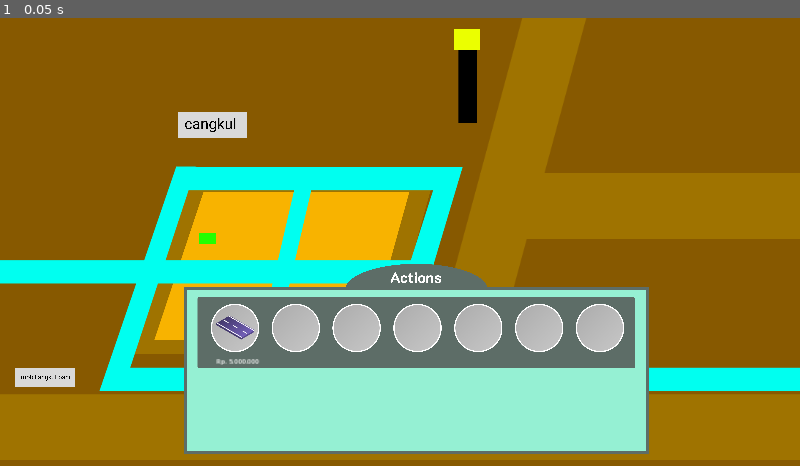
Above: before the commit, frame 1.
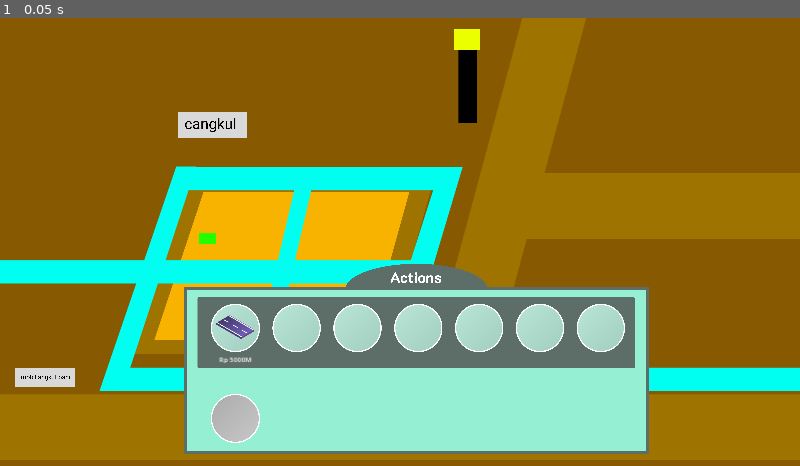
Above: after the commit, the same moment.

Repository: Endour-Company/Project_5
Game: Godot game, scene res://Game/game.tscn
Same seed, same stepped clock (60 frames per second), same inputs: the game is played once before the commit and once after it.
Inputs:
- Up to frame 1 (0.05 s): no input

The runs differ from the first frame. In frame 1, 3.5% of the frame differs, in the area x 26-79%, y 63-95%.

Commit message:
loop item

Diff:
--- /dev/null
+++ b/Data/Items_ricefields.json
@@ -0,0 +1,50 @@
+[
+	{
+		"name": "tractor",
+		"description": "Donec ut enim vestibulum, convallis lectus tincidunt, vehicula mi. Nunc facilisis accumsan mi sit amet semper. Etiam cursus felis eget rhoncus ultrices. Maecenas aliquam, nisi eget suscipit imperdiet, libero lectus hendrerit mi, a pulvinar elit magna ac velit. Donec interdum nisi vel dui euismod luctus non vel nibh. Maecenas et mattis leo, eget congue libero. Nunc sagittis porta nulla, convallis tempor eros luctus vel. Aliquam pellentesque lacus quis luctus vehicula.",
+		"levels": [
+			{
+				"level": 1,
+				"name": "Cangkul",
+				"upgrade_price": 3000,
+				"img": "Ricefield/Assets/prototype/cangkul.png"
+			},
+			{
+				"level": 2,
+				"name": "Traktor Tangan",
+				"upgrade_price": 4000,
+				"img": "res://Game/Ricefield/Assets/prototype/traktor_tangan.png"
+			},
+			{
+				"level": 3,
+				"name": "Traktor Mobil",
+				"upgrade_price": 0,
+				"img": "res://Game/Ricefield/Assets/prototype/traktor_mobil.png"
+			}
+		]
+	},
+	{
+		"name": "Jalan",
+		"description": "Street ut enim vestibulum, convallis lectus tincidunt, vehicula mi. Nunc facilisis accumsan mi sit amet semper. Etiam cursus felis eget rhoncus ultrices. Maecenas aliquam, nisi eget suscipit imperdiet, libero lectus hendrerit mi, a pulvinar elit magna ac velit. Donec interdum nisi vel dui euismod luctus non vel nibh. Maecenas et mattis leo, eget congue libero. Nunc sagittis porta nulla, convallis tempor eros luctus vel. Aliquam pellentesque lacus quis luctus vehicula.",
+		"levels": [
+			{
+				"level": 1,
+				"name": "Jalan Rusak",
+				"upgrade_price": 5000,
+				"img": "res://Game/Ricefield/Assets/prototype/jalan_lv1.png"
+			},
+			{
+				"level": 2,
+				"name": "Jalan Paving",
+				"upgrade_price": 11000,
+				"img": "res://Game/Ricefield/Assets/prototype/jalan_lv2.png"
+			},
+			{
+				"level": 3,
+				"name": "Jalan Aspal",
+				"upgrade_price": 0,
+				"img": "res://Game/Ricefield/Assets/prototype/jalan_lv3.png"
+			}
+		]
+	}
+]
--- /dev/null
+++ b/Global/Game_UI/Action_bar/Item/Item.gd
@@ -0,0 +1,19 @@
+extends Node2D
+
+
+# Called when the node enters the scene tree for the first time.
+
+@onready var itemImage = $VBoxContainer/Item_image
+@onready var itemPrice = $VBoxContainer/Price
+var it = load("res://Game/Ricefield/Assets/prototype/Jalan_lv1.png")
+func _ready():
+	pass # Replace with function body.
+
+
+# Called every frame. 'delta' is the elapsed time since the previous frame.
+func _process(delta):
+	pass
+
+func init_item(itemPath : Texture2D, price : int):
+	itemImage.set_texture(itemPath)
+	itemPrice.set_text(price)
--- a/Global/Game_UI/Action_bar/Item/Item.tscn
+++ b/Global/Game_UI/Action_bar/Item/Item.tscn
@@ -1,19 +1,37 @@
-[gd_scene load_steps=2 format=3 uid="uid://cqtcbojv8uhff"]
+[gd_scene load_steps=4 format=3 uid="uid://cqtcbojv8uhff"]
 
+[ext_resource type="Script" path="res://Global/Game_UI/Action_bar/Item/Item.gd" id="1_cabcm"]
 [ext_resource type="Texture2D" uid="uid://dk6io2p68o7bm" path="res://Global/Game_UI/Action_bar/Assets/Item_road.png" id="1_mi6qg"]
 
+[sub_resource type="Theme" id="Theme_yhan7"]
+VBoxContainer/constants/separation = 4
+
 [node name="Item" type="Node2D"]
+script = ExtResource("1_cabcm")
 
-[node name="Item_image" type="TextureRect" parent="."]
+[node name="VBoxContainer" type="VBoxContainer" parent="."]
+anchors_preset = 15
+anchor_right = 1.0
+anchor_bottom = 1.0
+offset_left = -45.5
+offset_top = -50.0
+offset_right = 45.5
+offset_bottom = 89.0
+grow_horizontal = 2
+grow_vertical = 2
+theme = SubResource("Theme_yhan7")
+theme_override_constants/separation = 20
+alignment = 1
+
+[node name="Item_image" type="TextureRect" parent="VBoxContainer"]
 clip_contents = true
 custom_minimum_size = Vector2(91.65, 91.65)
-offset_right = 92.0
-offset_bottom = 92.0
+layout_mode = 2
 texture = ExtResource("1_mi6qg")
 expand_mode = 1
+stretch_mode = 5
 
-[node name="Label" type="Label" parent="."]
-offset_top = 114.0
-offset_right = 102.0
-offset_bottom = 137.0
-text = "Rp. 5.000.000"
+[node name="Price" type="Label" parent="VBoxContainer"]
+layout_mode = 2
+text = "Rp 5000M"
+horizontal_alignment = 1
--- /dev/null
+++ b/Global/Game_UI/Action_bar/Item_container.gd
@@ -0,0 +1,17 @@
+extends GridContainer
+
+
+@onready var itemPanelFill = preload("res://Global/Game_UI/Action_bar/Item_panel/item_panel_fill.tscn")
+@onready var itemPanelEmpty = preload("res://Global/Game_UI/Action_bar/Item_panel/item_panel_empty.tscn")
+
+
+func _ready():
+	pass
+
+# Called every frame. 'delta' is the elapsed time since the previous frame.
+func _process(delta):
+	pass
+
+func init_items(items):
+	for item in items:
+		pass
--- /dev/null
+++ b/Global/Game_UI/Action_bar/Item_panel/Item_panel_fill.gd
@@ -0,0 +1,17 @@
+extends Panel
+
+
+# Called when the node enters the scene tree for the first time.
+
+@onready var item = preload("res://Global/Game_UI/Action_bar/Item/Item.tscn")
+func _ready():
+	pass # Replace with function body.
+
+
+# Called every frame. 'delta' is the elapsed time since the previous frame.
+func _process(delta):
+	pass
+
+
+func init_item_panel(itemPath : Texture2D, price : int):
+	item.init_item(itemPath, price)
--- /dev/null
+++ b/Global/Game_UI/Action_bar/Item_panel/item_panel_empty.tscn
@@ -0,0 +1,13 @@
+[gd_scene load_steps=4 format=3 uid="uid://bb5fdor2mrcci"]
+
+[ext_resource type="Texture2D" uid="uid://crchiivtetpiw" path="res://Global/Game_UI/Action_bar/Assets/Container_item_empty.png" id="1_e0p7l"]
+
+[sub_resource type="StyleBoxTexture" id="StyleBoxTexture_cj8p3"]
+texture = ExtResource("1_e0p7l")
+
+[sub_resource type="Theme" id="Theme_nc722"]
+Panel/styles/panel = SubResource("StyleBoxTexture_cj8p3")
+
+[node name="Item_panel_empty" type="Panel"]
+custom_minimum_size = Vector2(118, 118)
+theme = SubResource("Theme_nc722")
--- /dev/null
+++ b/Global/Game_UI/Action_bar/Item_panel/item_panel_fill.tscn
@@ -0,0 +1,28 @@
+[gd_scene load_steps=7 format=3 uid="uid://cd487uqanw2o"]
+
+[ext_resource type="Texture2D" uid="uid://bn5xqq031easv" path="res://Global/Game_UI/Action_bar/Assets/Container_item_fill.png" id="1_daayw"]
+[ext_resource type="Script" path="res://Global/Game_UI/Action_bar/Item_panel/Item_panel_fill.gd" id="2_wuxu2"]
+[ext_resource type="PackedScene" uid="uid://cqtcbojv8uhff" path="res://Global/Game_UI/Action_bar/Item/Item.tscn" id="3_y0k6w"]
+
+[sub_resource type="StyleBoxTexture" id="StyleBoxTexture_eueno"]
+texture = ExtResource("1_daayw")
+
+[sub_resource type="StyleBoxFlat" id="StyleBoxFlat_tdys8"]
+bg_color = Color(0.383159, 0.597374, 0.946866, 1)
+border_width_left = 10
+border_width_top = 10
+border_width_right = 10
+border_width_bottom = 10
+border_color = Color(1, 0.669174, 0.962241, 1)
+
+[sub_resource type="Theme" id="Theme_awpmf"]
+Panel/styles/panel = SubResource("StyleBoxTexture_eueno")
+PanelContainer/styles/panel = SubResource("StyleBoxFlat_tdys8")
+
+[node name="Item_panel_fill" type="Panel"]
+custom_minimum_size = Vector2(116, 116)
+theme = SubResource("Theme_awpmf")
+script = ExtResource("2_wuxu2")
+
+[node name="Item" parent="." instance=ExtResource("3_y0k6w")]
+position = Vector2(58, 58)
--- /dev/null
+++ b/Global/Game_UI/Action_bar/action_bar.gd
@@ -0,0 +1,27 @@
+extends Control
+
+
+# Called when the node enters the scene tree for the first time.
+
+@onready var PLACE = null
+
+@onready var itemContainer = $Item_container
+var itemsPath = "res://Data/Items_ricefields.json"
+
+
+func load_json_file(filePath : String):
+	if FileAccess.file_exists(itemsPath):
+		var dataFile = FileAccess.open(itemsPath, FileAccess.READ)
+		var parsedResult = JSON.parse_string(dataFile.get_as_text())
+		return parsedResult
+	else:
+		return null
+
+func _ready():
+	var items = load_json_file(itemsPath)
+	itemContainer.init_items(items)
+
+
+# Called every frame. 'delta' is the elapsed time since the previous frame.
+func _process(delta):
+	pass
--- a/Global/Game_UI/Action_bar/action_bar.tscn
+++ b/Global/Game_UI/Action_bar/action_bar.tscn
@@ -1,15 +1,18 @@
-[gd_scene load_steps=8 format=3 uid="uid://6wgjm6tla017"]
+[gd_scene load_steps=11 format=3 uid="uid://6wgjm6tla017"]
 
 [ext_resource type="Texture2D" uid="uid://dpn7mh6fvy5oq" path="res://Global/Game_UI/Action_bar/Assets/Actions.png" id="1_2lrml"]
-[ext_resource type="Texture2D" uid="uid://crchiivtetpiw" path="res://Global/Game_UI/Action_bar/Assets/Container_item_empty.png" id="2_ev35g"]
-[ext_resource type="PackedScene" uid="uid://cqtcbojv8uhff" path="res://Global/Game_UI/Action_bar/Item/Item.tscn" id="3_5facd"]
+[ext_resource type="Script" path="res://Global/Game_UI/Action_bar/action_bar.gd" id="1_14npq"]
+[ext_resource type="Script" path="res://Global/Game_UI/Action_bar/Item_container.gd" id="3_rm0i6"]
+[ext_resource type="PackedScene" uid="uid://cd487uqanw2o" path="res://Global/Game_UI/Action_bar/Item_panel/item_panel_fill.tscn" id="4_0ajnt"]
+[ext_resource type="Texture2D" uid="uid://bn5xqq031easv" path="res://Global/Game_UI/Action_bar/Assets/Container_item_fill.png" id="4_2co5d"]
+[ext_resource type="PackedScene" uid="uid://bb5fdor2mrcci" path="res://Global/Game_UI/Action_bar/Item_panel/item_panel_empty.tscn" id="6_4tiqi"]
 
 [sub_resource type="Theme" id="Theme_l7g4g"]
 GridContainer/constants/h_separation = 30
 GridContainer/constants/v_separation = 100
 
 [sub_resource type="StyleBoxTexture" id="StyleBoxTexture_eueno"]
-texture = ExtResource("2_ev35g")
+texture = ExtResource("4_2co5d")
 
 [sub_resource type="StyleBoxFlat" id="StyleBoxFlat_tdys8"]
 bg_color = Color(0.383159, 0.597374, 0.946866, 1)
@@ -26,6 +29,7 @@
 [node name="Action_bar" type="Control"]
 layout_mode = 3
 anchors_preset = 0
+script = ExtResource("1_14npq")
 
 [node name="Action_bar_container" type="TextureRect" parent="."]
 layout_mode = 0
@@ -42,14 +46,10 @@
 offset_bottom = 212.0
 theme = SubResource("Theme_l7g4g")
 columns = 7
+script = ExtResource("3_rm0i6")
 
-[node name="Panel" type="Panel" parent="Item_container"]
-custom_minimum_size = Vector2(116, 116)
+[node name="Item_panel_fill" parent="Item_container" instance=ExtResource("4_0ajnt")]
 layout_mode = 2
-theme = SubResource("Theme_awpmf")
-
-[node name="Item" parent="Item_container/Panel" instance=ExtResource("3_5facd")]
-position = Vector2(13, 11)
 
 [node name="Panel2" type="Panel" parent="Item_container"]
 custom_minimum_size = Vector2(116, 116)
@@ -80,3 +80,6 @@
 custom_minimum_size = Vector2(116, 116)
 layout_mode = 2
 theme = SubResource("Theme_awpmf")
+
+[node name="Item_panel_empty" parent="Item_container" instance=ExtResource("6_4tiqi")]
+layout_mode = 2
--- /dev/null
+++ b/Global/Scripts/GlobalActionBar.gd
@@ -0,0 +1,11 @@
+extends Node
+
+
+# Called when the node enters the scene tree for the first time.
+func _ready():
+	pass # Replace with function body.
+
+
+# Called every frame. 'delta' is the elapsed time since the previous frame.
+func _process(delta):
+	pass
--- a/project.godot
+++ b/project.godot
@@ -15,6 +15,10 @@
 config/features=PackedStringArray("4.2", "GL Compatibility")
 config/icon="res://icon.svg"
 
+[autoload]
+
+GlobalActionBar="*res://Global/Scripts/GlobalActionBar.gd"
+
 [display]
 
 window/size/viewport_width=1920
